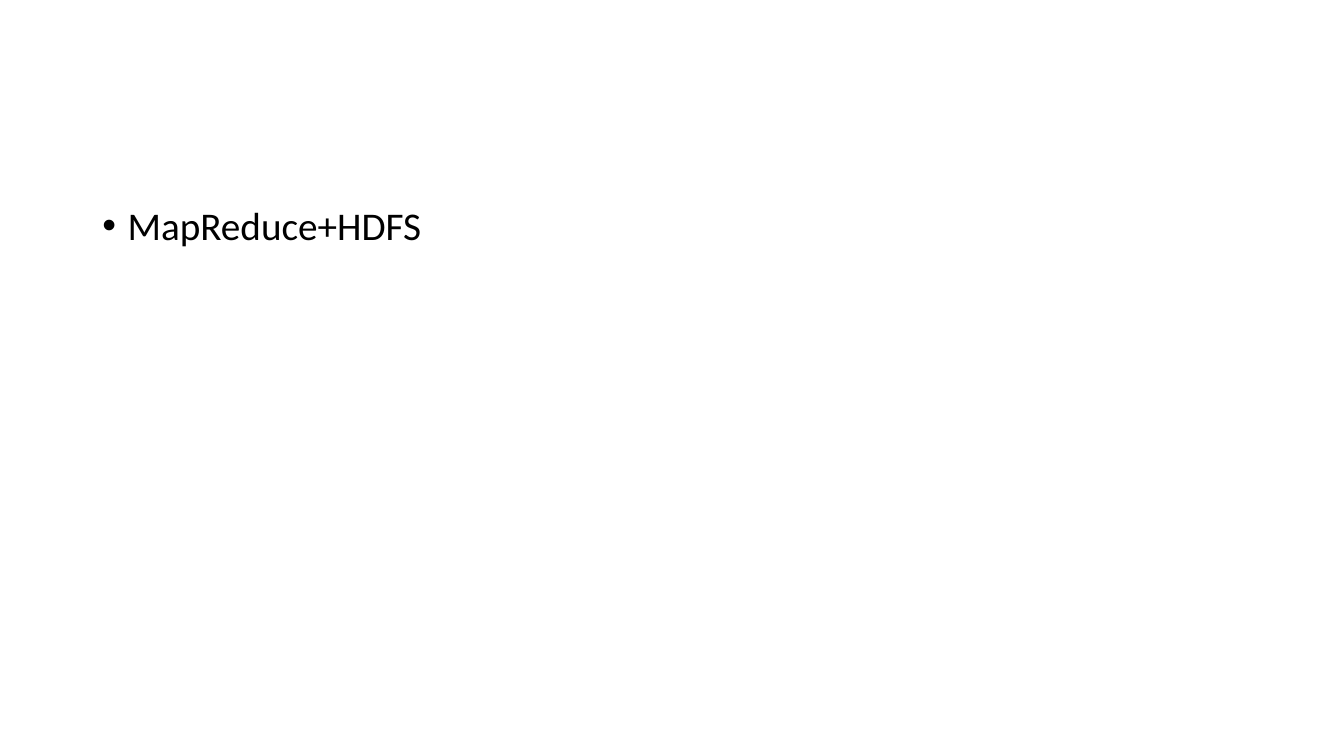
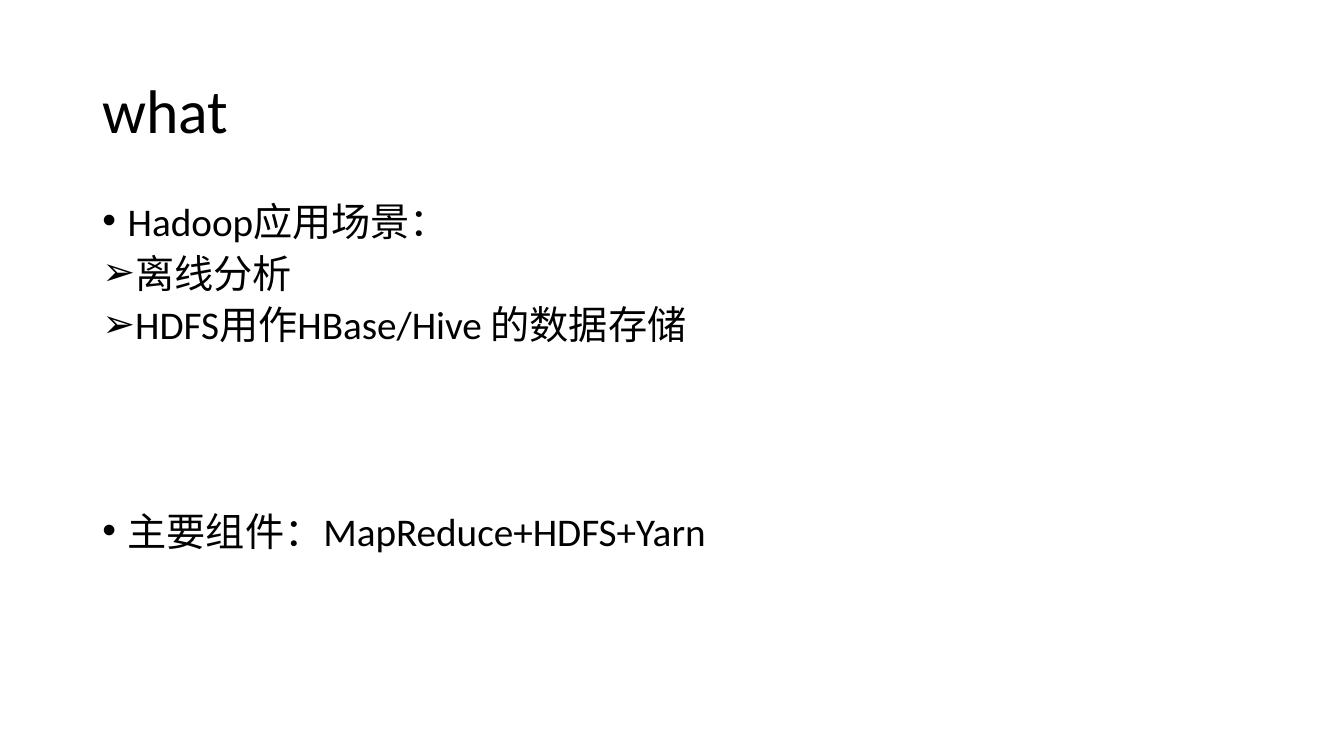
Before and after one commit to hongzhenglin/hadoop, a slide deck: slide 2 of Hadoop/Hadoop学习笔记.pptx. Drawn at 1344x756 pixels with LibreOffice and Linux fonts; fonts in the diff are those of the drawing. Boxes give left, top, right and bottom in pixels: in the first picture for what was removed or moved away, otherwise in the second. Text is boxed around its words. In the diff, an @@ line names an element or a change of style, - is before the commit and + after.

```diff
--- a/Hadoop/Hadoop学习笔记.pptx
+++ b/Hadoop/Hadoop学习笔记.pptx
@@ title added at (102, 90, 228, 134), 44 pt, text #000000 @@
+what
@@ text at (128, 203, 706, 553): text changed @@
-• MapReduce+HDFS
+• Hadoop应用场景：
+➢ 离线分析
+➢ HDFS用作HBase/Hive 的数据存储
+• 主要组件：MapReduce+HDFS+Yarn
```
Also in this commit, not shown: 2 other slides changed, 13 slides added, 2 other files.
